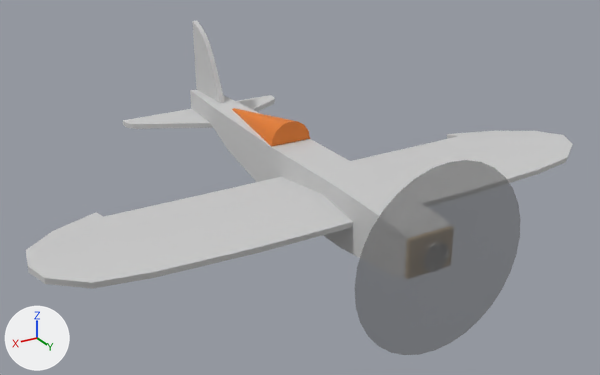
Renders of the glTF model Art/Aircraft/Mini3D/Mini3D.glb from each side of a commit.
The view is the same before and after, from a 50 mm camera at (0.354, 0.496, 0.258) aimed at (0.001, -0.093, -0.037). The axes (+X, +Y, +Z) are drawn at lower left. The lights are the same throughout. Where no turn or scale is listed for an object, it has been applied to the vertices.

Objects in the first picture: 'Hood', 'HorizontalStabiliser', 'Propeller', 'Skin', 'VerticalStabiliser', 'Wing'.
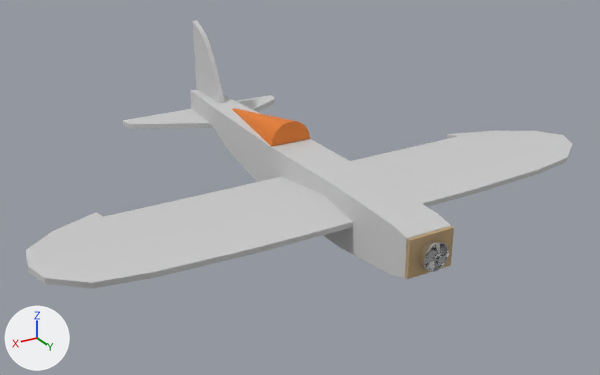
What differs and where, as boxes [x1, y1, x2, y2] in the pictures (600 x 375 px):
'Propeller', deleted: before [354, 160, 521, 355]
'Firewall', unchanged, uncovered by the edit: after [405, 226, 454, 279]

Patch to the scene script:
```diff
--- a/Art/Aircraft/Mini3D/Mini3D.glb.py
+++ b/Art/Aircraft/Mini3D/Mini3D.glb.py
@@ ob_propeller @@
-ob_propeller = bpy.data.objects.new('Propeller', me_circle_001)
-ob_propeller.location = (0.0, 0.1009, -0.0222)
```
